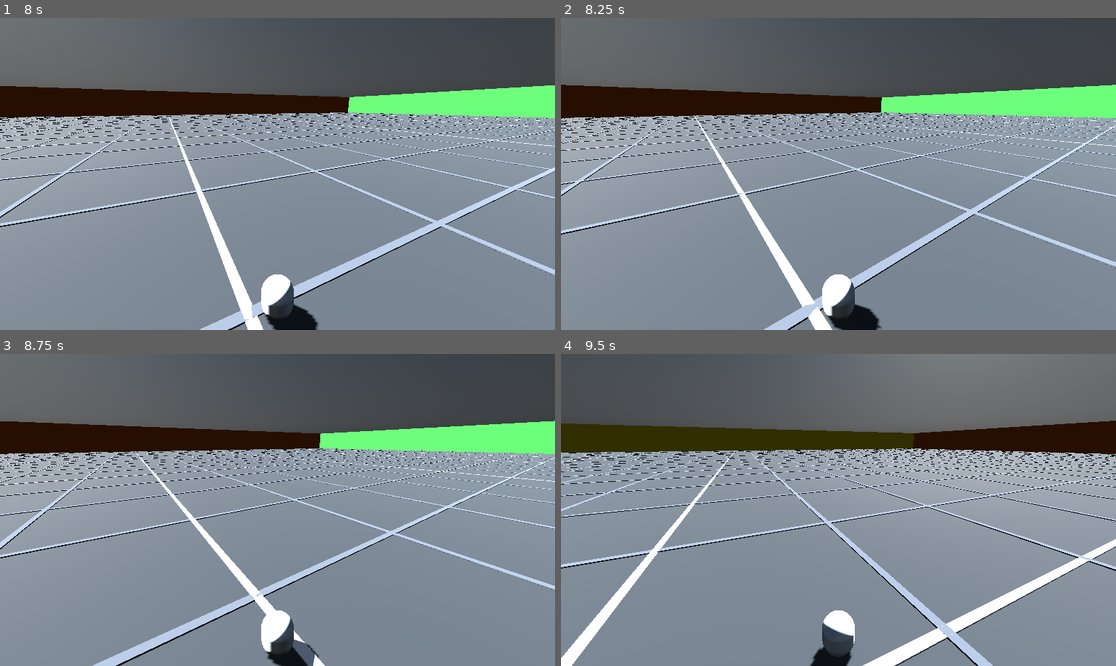
Above: before the commit, frames 1-4 (two rows, left to right).
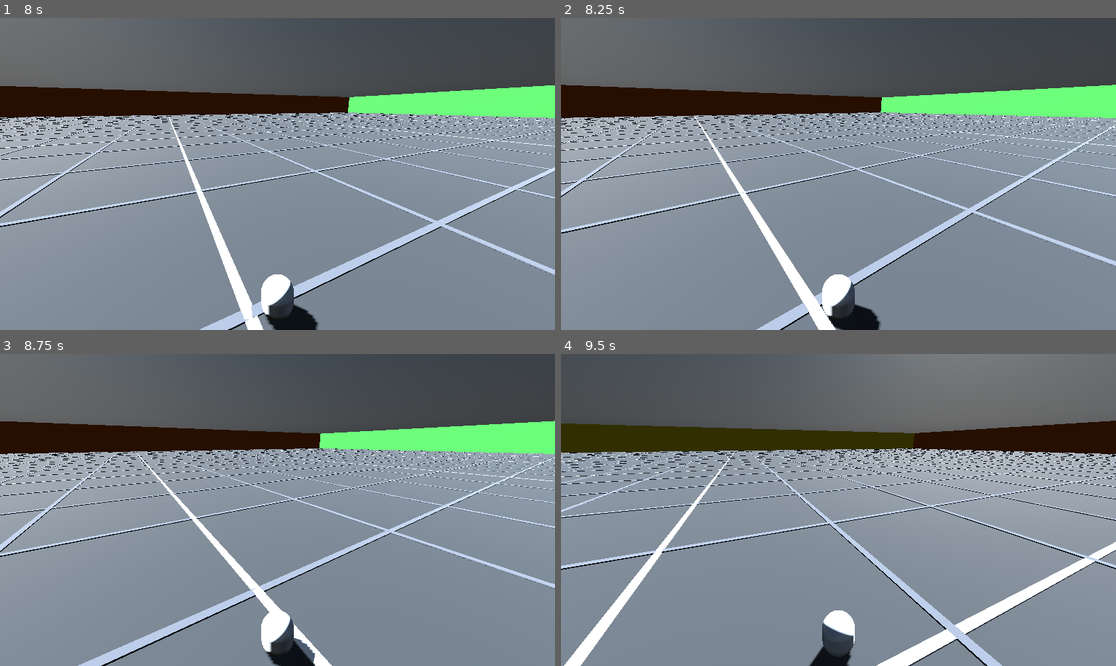
Above: after the commit, the same moments.

Repository: Lansing-Tech-Studio/godot-3d-runner
Game: Godot game, scene res://scenes/main.tscn
Same seed, same stepped clock (60 frames per second), same inputs: the game is played once before the commit and once after it.
Inputs:
- Up to frame 1 (8 s): hold D (turn_right) 0.53-1.28 s; hold Shift (sprint) 0.53-1.28 s; hold S (move_backward) 1.28-2.03 s; tap Shift (sprint) every 1.5 s from 1.35 to 7.35 s; hold D (turn_right) 2.03-2.78 s; hold Shift (sprint) 2.03-2.78 s; hold W (move_forward) 2.78-3.53 s; hold Shift (sprint) 3.53-4.28 s; hold A (turn_left) 3.53-5.03 s; hold S (move_backward) 5.03-5.78 s; hold Shift (sprint) 5.03-5.78 s; hold D (turn_right) 5.78-6.53 s; hold W (move_forward) 6.53-7.28 s; hold Shift (sprint) 6.53-7.28 s; hold D (turn_right) from 7.28 s (still down)
- Up to frame 2 (8.25 s): release D (turn_right) at 8.03 s; hold S (move_backward) from 8.03 s (still down); hold Shift (sprint) from 8.03 s (still down)
- Up to frame 3 (8.75 s): keep holding S (move_backward); keep holding Shift (sprint)
- Up to frame 4 (9.5 s): release S (move_backward) at 8.78 s; release Shift (sprint) at 8.78 s; hold A (turn_left) from 8.78 s (still down); tap Shift (sprint) at 8.85 s

Frame 1 is identical in both runs. In frame 2, 3.0% of the frame differs, in the area x 0-100%, y 21-100%; in frame 3, 5.4%; in frame 4, 6.5%.

Commit message:
Update sprint max speed and reverse deceleration rate in player_controller.gd for improved player control

Diff:
--- a/scripts/player_controller.gd
+++ b/scripts/player_controller.gd
@@ -2,9 +2,9 @@
 
 @export var walk_speed := 8.0
 @export var reverse_speed := 4.5
-@export var sprint_max_speed := 48.0
+@export var sprint_max_speed := 256.0
 @export var speed_change_rate := 10.0
-@export var reverse_deceleration_rate := 20.0
+@export var reverse_deceleration_rate := 60.0
 @export var turn_speed := 2.5
 @export var gravity_scale := 1.0
 
